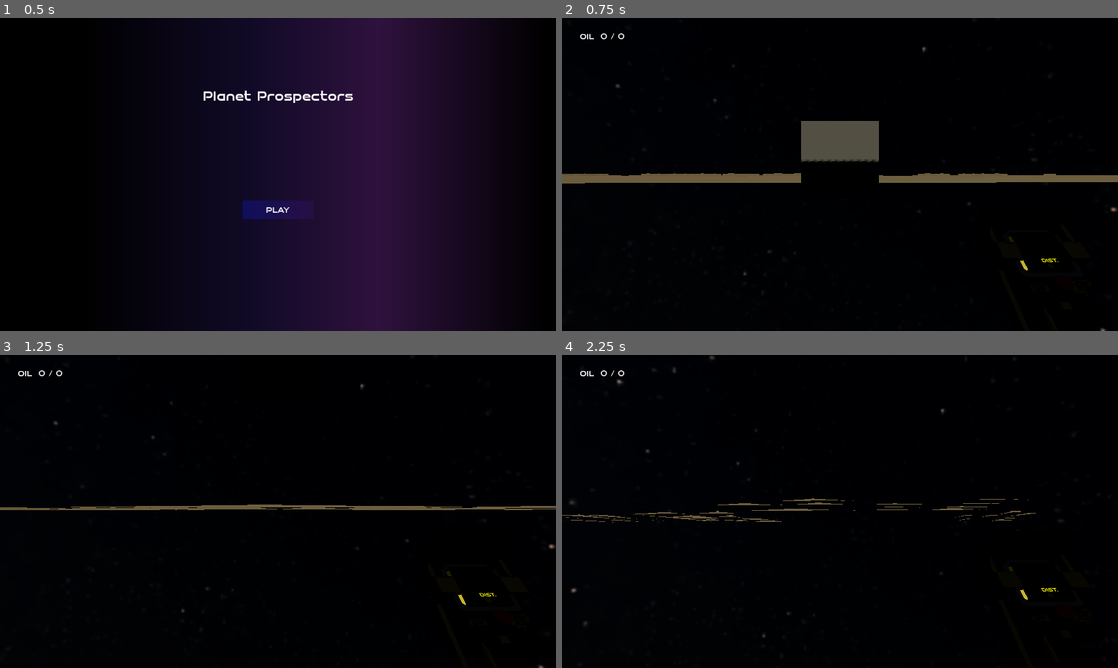
Above: before the commit, frames 1-4 (two rows, left to right).
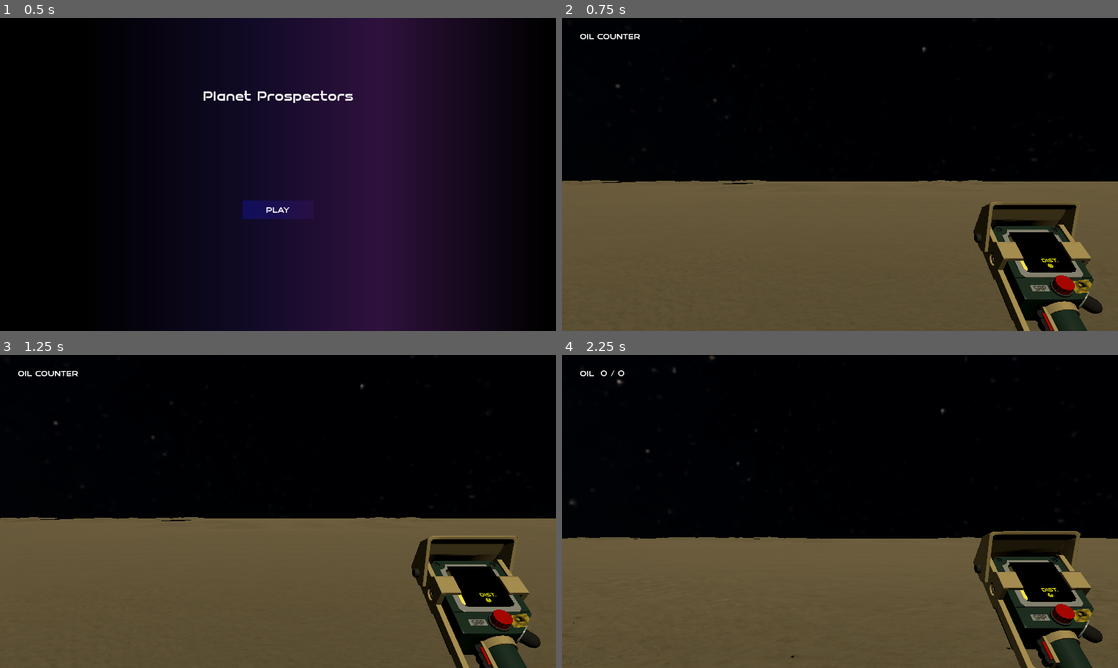
Above: after the commit, the same moments.

Repository: drussillo/Planet-Prospectors
Game: Godot game, scene res://scenes/main_menu.tscn
The game is run twice, just before and just after one commit, with the same random seed, the same clock (stepped at 60 frames per second) and the same inputs.
Inputs (mouse positions are in pixels of both pictures, inside the frame that each line leads up to):
- Up to frame 1 (0.5 s): no input
- Up to frame 2 (0.75 s): click "PLAY" at 0.5 s
- Up to frame 3 (1.25 s): no input
- Up to frame 4 (2.25 s): move the mouse to (867, 511) at 1.27 s; hold W (forward) from 1.28 s (still down); tap F (interact) at 1.35, 2.1 s; tap Space (jump) at 1.52 s; move the mouse to (812, 511) at 2.02 s

Frame 1 is identical in both runs. In frame 2, 48% of the frame differs, in the area x 0-100%, y 4-100%; in frame 3, 46%; in frame 4, 40%.
Error after the commit: Invalid access to property or key 'chunk' on a base object of type 'Nil'. (res://scripts/player.gd:92)

Commit message:
Added toggle drill and drill chunk tracking

Diff:
--- a/planet-prospectors/scenes/drill.tscn
+++ b/planet-prospectors/scenes/drill.tscn
@@ -7,7 +7,7 @@
 [sub_resource type="ConcavePolygonShape3D" id="ConcavePolygonShape3D_4vdoa"]
 data = PackedVector3Array(0, 0.5, 0.5, 0.5, -0.5, 0.5, -0.5, -0.5, 0.5, 0, 0.5, -0.5, -0.5, -0.5, -0.5, 0.5, -0.5, -0.5 …(286 unchanged characters)…
 
-[node name="Drill" type="Node3D" unique_id=1771076]
+[node name="Drill" type="Node3D" unique_id=1771076 groups=["drill"]]
 script = ExtResource("1_vm0cf")
 
 [node name="MeshInstance3D" type="MeshInstance3D" parent="." unique_id=629064329]
--- a/planet-prospectors/scripts/drill.gd
+++ b/planet-prospectors/scripts/drill.gd
@@ -1,5 +1,6 @@
 extends Node3D
 
+var chunk
 
 # Called when the node enters the scene tree for the first time.
 func _ready() -> void:
--- a/planet-prospectors/scripts/player.gd
+++ b/planet-prospectors/scripts/player.gd
@@ -16,12 +16,12 @@
 var current_chunk
 var current_oil = 0
 var drilling = false
+var drill
 
 func _ready() -> void:
 	Input.set_mouse_mode(Input.MOUSE_MODE_CAPTURED)
 	# TODO: spawn on surface / spawn on rocket, then land
-	#position.y = 1000
-	#velocity.y = -500
+	global_position.y = 5
 
 func _input(event) -> void:
 	if event is InputEventMouseMotion:
@@ -66,19 +66,30 @@
 
 	if Input.is_action_just_pressed("interact"):
 		if !drilling:
-			var drill = DRILL_SCENE.instantiate()
-			drill.position = global_transform.origin - global_transform.basis.z.normalized() * 5
+			drill = DRILL_SCENE.instantiate()
+			drill.position = global_transform.origin - global_transform.basis.z.normalized() * 2
 			drill.position.y = -10
 			add_sibling(drill)
+			drill.chunk = current_chunk
 			drilling = true
+			# TODO: play drilling sound
+		elif global_position.distance_to(drill.global_position) < 5:
+			#var drill = get_tree().get_first_node_in_group("drill")
+			drill.queue_free()
+			drilling = false
+			# TODO: play remove drill sound
+		else:
+			# TODO: play drill too far sound / hint
+			pass
 
 	if drilling:
-		if current_chunk.oil_amount > 0:
-			current_chunk.oil_amount -= 1;
+		if drill.chunk.oil_amount > 0:
+			drill.chunk.oil_amount -= 1;
 			current_oil += 1;
 	else:
-		drilling = false
-	print(current_chunk.oil_amount, "  ", current_oil)
+		pass
+		#drilling = false
+	print(drill.chunk.oil_amount, "  ", current_oil)
 
 	# give player location to scanner
 	$Head/Scanner.playerchunk = current_chunk
@@ -87,5 +98,4 @@
 	oil_changed.emit(current_oil, 0)
 
 
-
 	move_and_slide()
